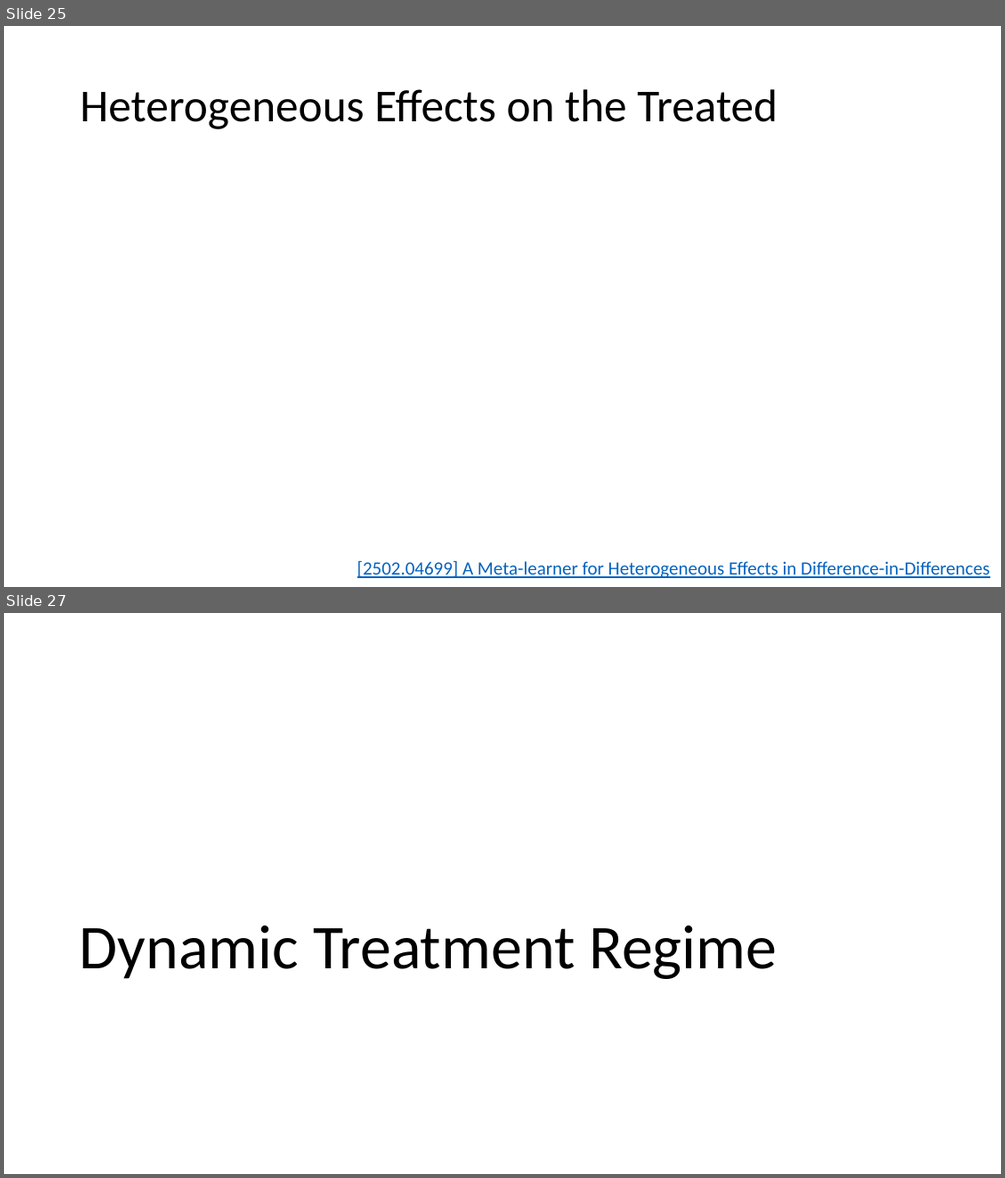
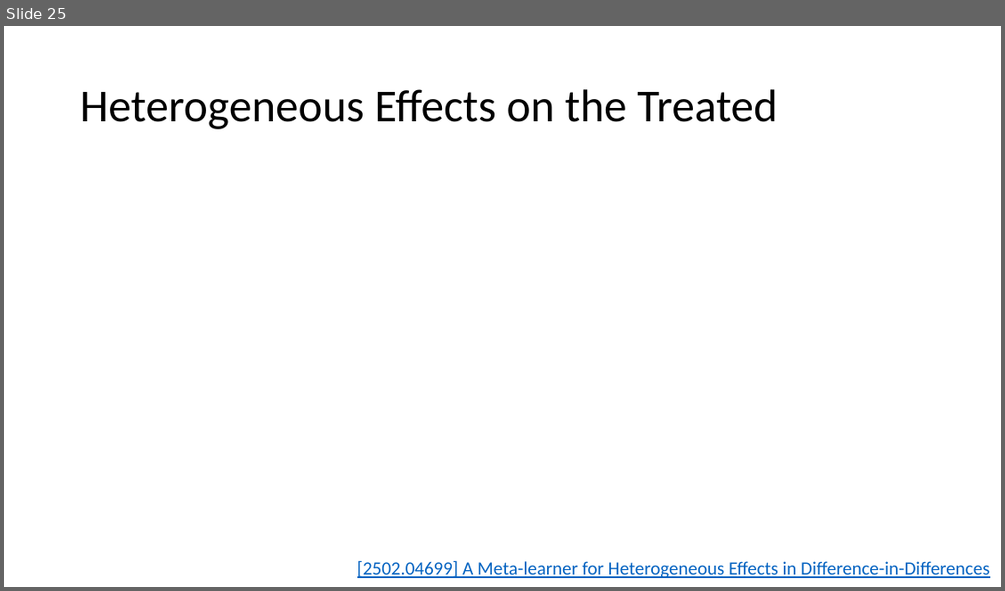
Before and after one commit to stanford-msande228/winter25, a slide deck: assets/presentations/MSANDE228_Lecture18_DiD.pptx. Shown one above the other, each under a label of ours: slides 25 and 27 before the commit, slide 25 after it; the slides between them are not shown. The pictures are 1005x1178 and 1005x591 pixels, drawn with LibreOffice and Linux fonts; fonts in the diff are those of the drawing; grey boxes stand for pictures. Boxes give left, top, right and bottom in pixels: in the first picture for what was removed or moved away, otherwise in the second. Text is boxed around its words. In the diff, an @@ line names an element or a change of style, - is before the commit and + after.

```diff
--- a/assets/presentations/MSANDE228_Lecture18_DiD.pptx
+++ b/assets/presentations/MSANDE228_Lecture18_DiD.pptx
@@ slide 27 removed at bbox=[4, 613, 1001, 1174], background #FFFFFF @@
@@ title removed at bbox=[80, 925, 777, 979] @@
-Dynamic Treatment Regime
```
Also in this commit, not shown: 1 slide changed, 65 other slides removed, 4 other files.
